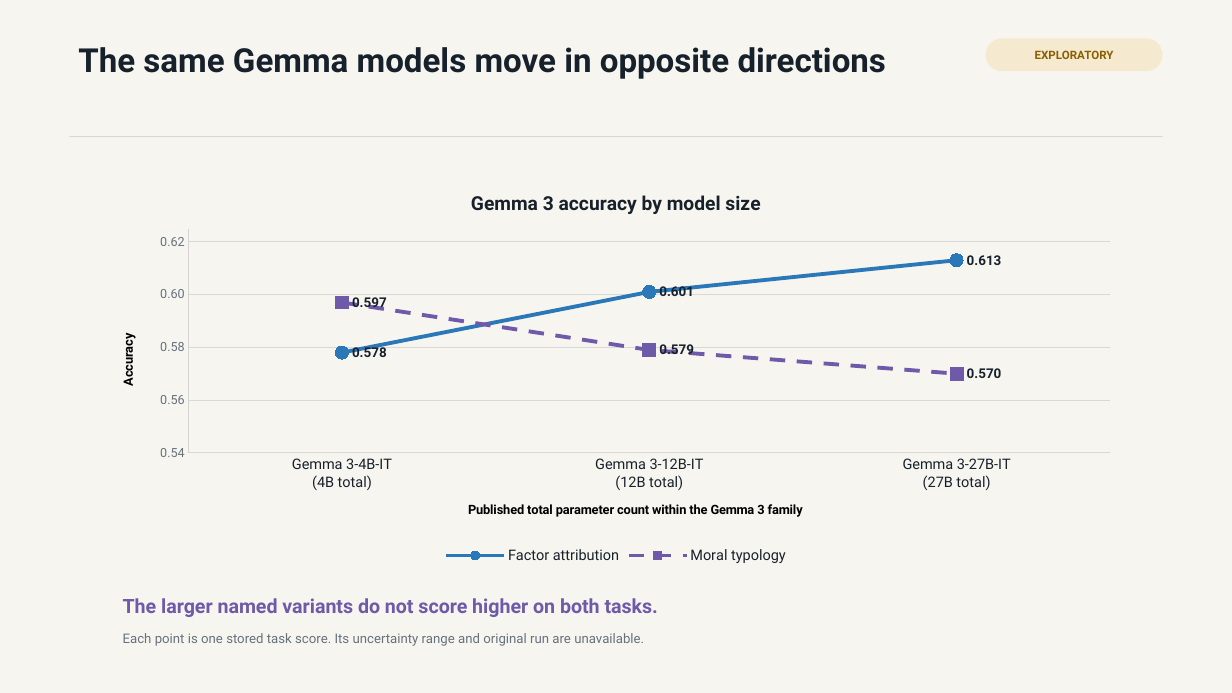
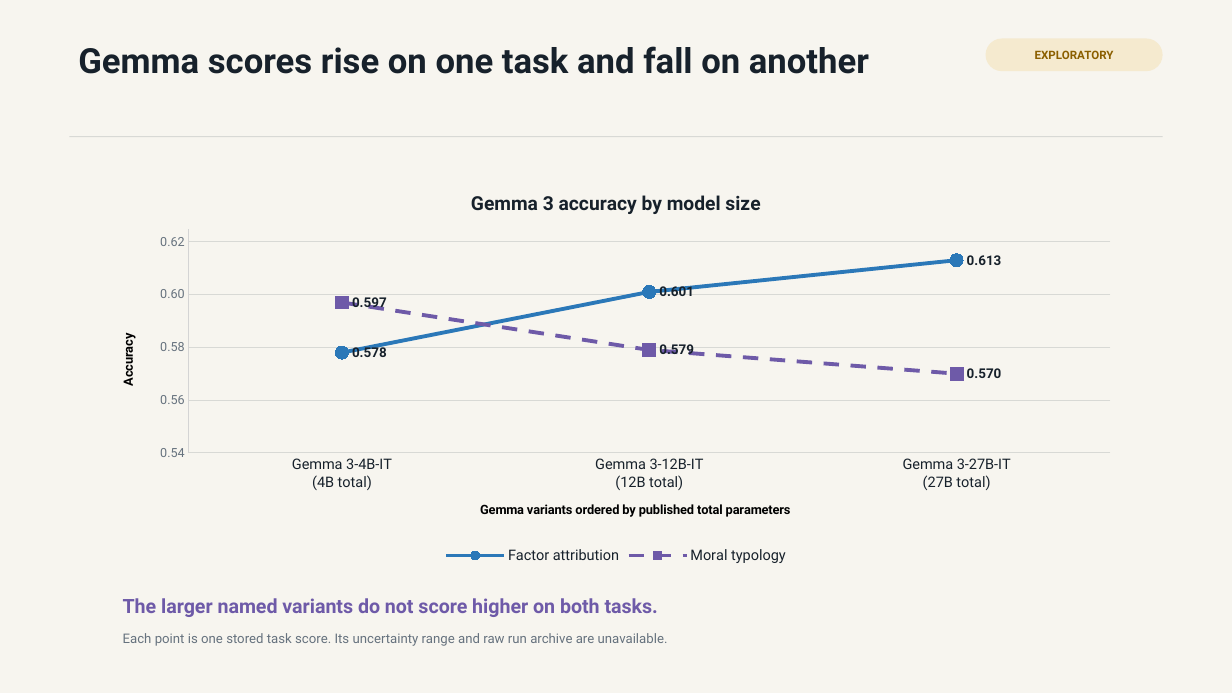
Before and after one commit to hanzhenzhujene/cei-moral-psychology-results-brief, a slide deck: slide 5 of slides/cei-moral-psychology-results-deck.pptx. Drawn at 1232x693 pixels with LibreOffice and Linux fonts; fonts in the diff are those of the drawing. Boxes give left, top, right and bottom in pixels: in the first picture for what was removed or moved away, otherwise in the second. Text is boxed around its words. In the diff, an @@ line names an element or a change of style, - is before the commit and + after.

```diff
--- a/slides/cei-moral-psychology-results-deck.pptx
+++ b/slides/cei-moral-psychology-results-deck.pptx
@@ text at [78, 46, 869, 74]: text changed; size 25.8 to 27 pt @@
-The same Gemma models move in opposite directions
+Gemma scores rise on one task and fall on another
@@ line chart at [101, 174, 1131, 568] @@
@@ category axis title "Published total parameter count within the Gemma 3 family " to "Gemma variants ordered by published total parameters " @@
@@ text at [123, 633, 668, 646]: text changed @@
-Each point is one stored task score. Its uncertainty range and original run are unavailable.
+Each point is one stored task score. Its uncertainty range and raw run archive are unavailable.
```
Also in this commit, not shown: 4 other slides changed, 19 other files.
